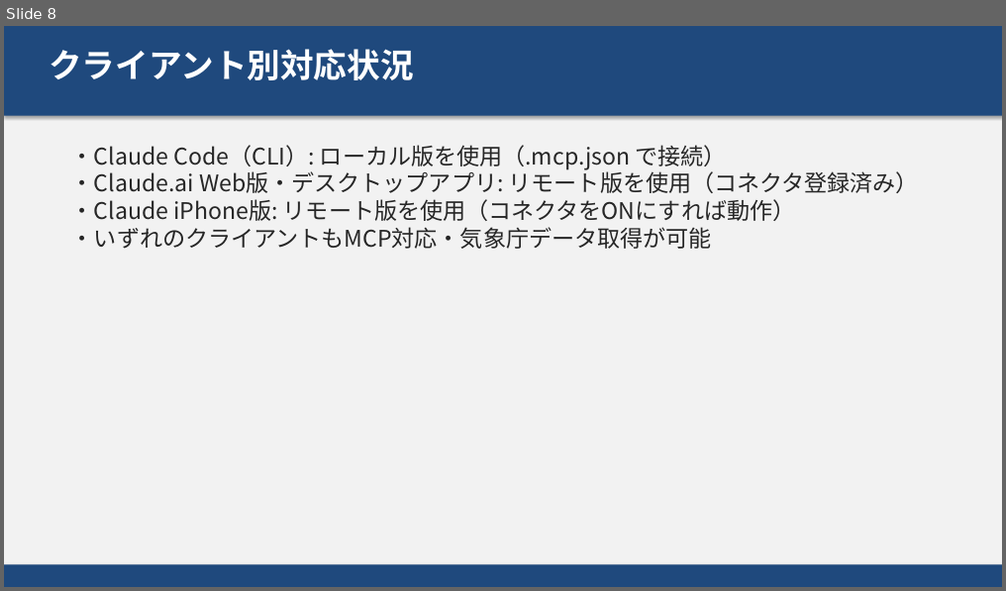
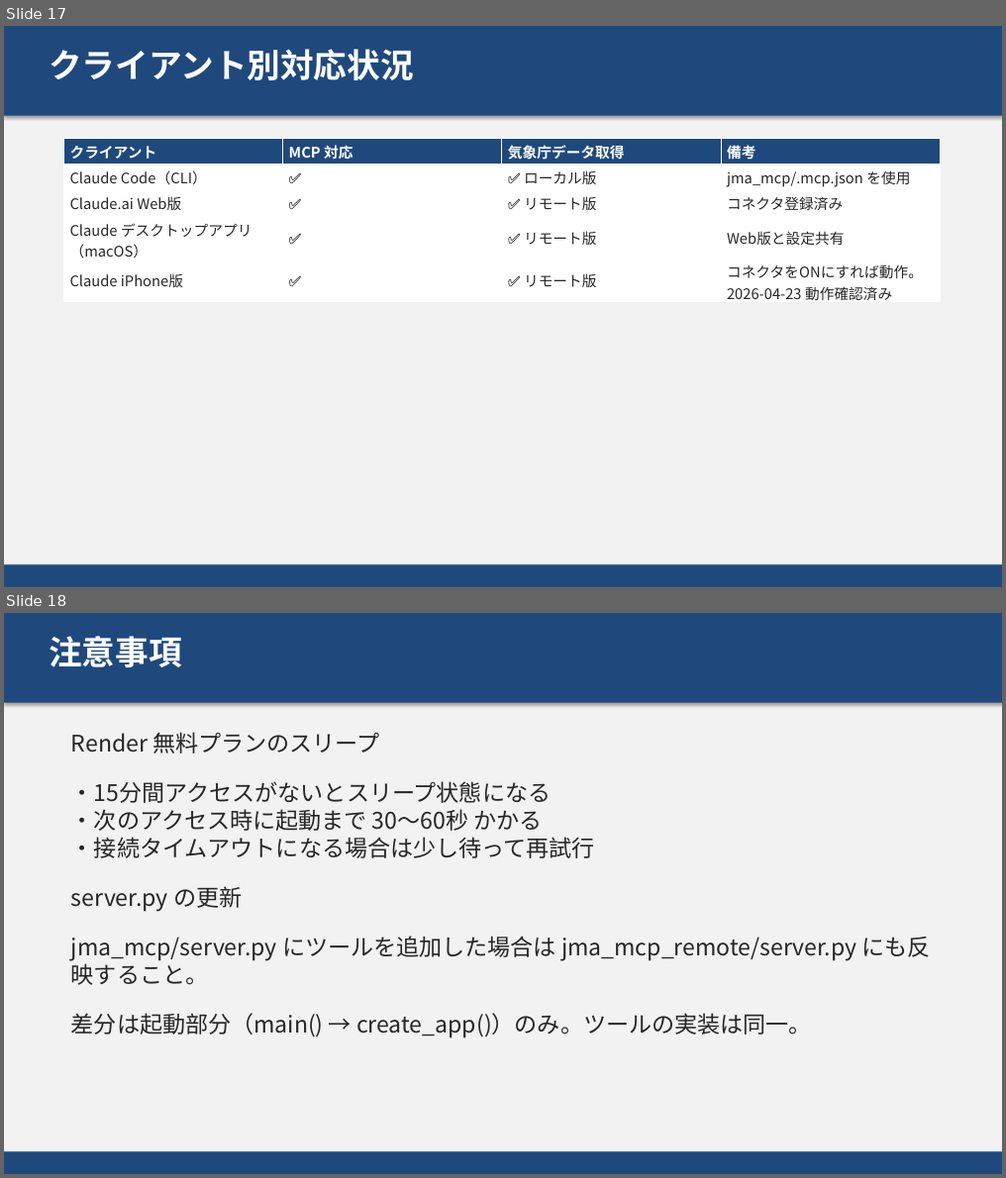
Before and after one commit to masauehr/ppt_auto, a slide deck: mcp_remort.pptx. Shown one above the other, each under a label of ours: slide 8 before the commit, slides 17 and 18 after it. The pictures are 1006x591 and 1006x1178 pixels, drawn with LibreOffice and Linux fonts; fonts in the diff are those of the drawing. Boxes give left, top, right and bottom in pixels: in the first picture for what was removed or moved away, otherwise in the second. Text is boxed around its words. In the diff, an @@ line names an element or a change of style, - is before the commit and + after.

```diff
--- a/mcp_remort.pptx
+++ b/mcp_remort.pptx
@@ slide 18 added at (4, 613, 1002, 1174), background #F2F2F2 @@
@@ rectangle added at (4, 613, 1002, 703), fill #1F497D @@
@@ text added at (49, 636, 181, 667), 32 pt, text #FFFFFF, bold @@
+注意事項
@@ text added at (71, 732, 931, 1039), 22 pt, text #262626 @@
+Render 無料プランのスリープ
+・15分間アクセスがないとスリープ状態になる
+・次のアクセス時に起動まで 30〜60秒 かかる
+・接続タイムアウトになる場合は少し待って再試行
+server.py の更新
+jma_mcp/server.py にツールを追加した場合は jma_mcp_remote/server.py にも反映すること。
+差分は起動部分（main() → create_app()）のみ。ツールの実装は同一。
@@ rectangle added at (4, 1152, 1002, 1174), fill #1F497D @@
@@ what was slide 8 is now slide 17 @@
@@ slide 17 changed as well @@
@@ table added at (63, 138, 939, 304), 5 rows, 4 columns @@
+クライアント | MCP 対応 | 気象庁データ取得 | 備考
+Claude Code（CLI） | ✅ | ✅ ローカル版 | jma_mcp/.mcp.json を使用
+Claude.ai Web版 | ✅ | ✅ リモート版 | コネクタ登録済み
+Claude デスクトップアプリ（macOS） | ✅ | ✅ リモート版 | Web版と設定共有
+Claude iPhone版 | ✅ | ✅ リモート版 | コネクタをONにすれば動作。2026-04-23 動作確認済み
@@ text removed at (71, 145, 919, 249) @@
-・Claude Code（CLI）: ローカル版を使用（.mcp.json で接続）
-・Claude.ai Web版・デスクトップアプリ: リモート版を使用（コネクタ登録済み）
-・Claude iPhone版: リモート版を使用（コネクタをONにすれば動作）
-・いずれのクライアントもMCP対応・気象庁データ取得が可能
```
Also in this commit, not shown: 7 other slides changed, 9 other slides added, 1 slide removed, 6 other files.
